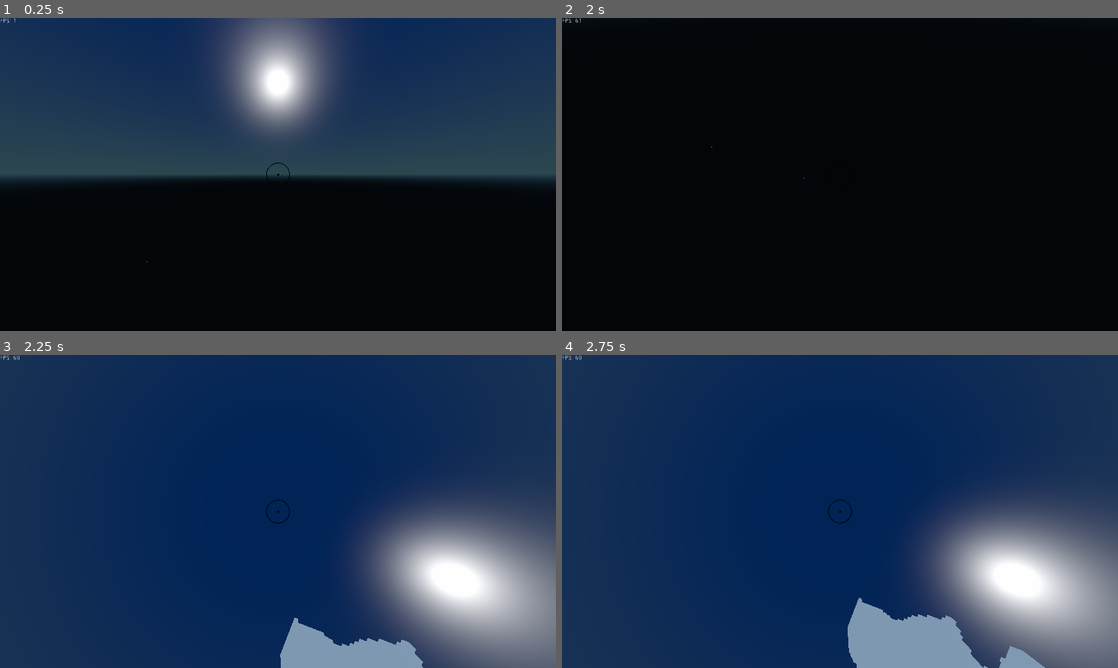
Above: before the commit, frames 1-4 (two rows, left to right).
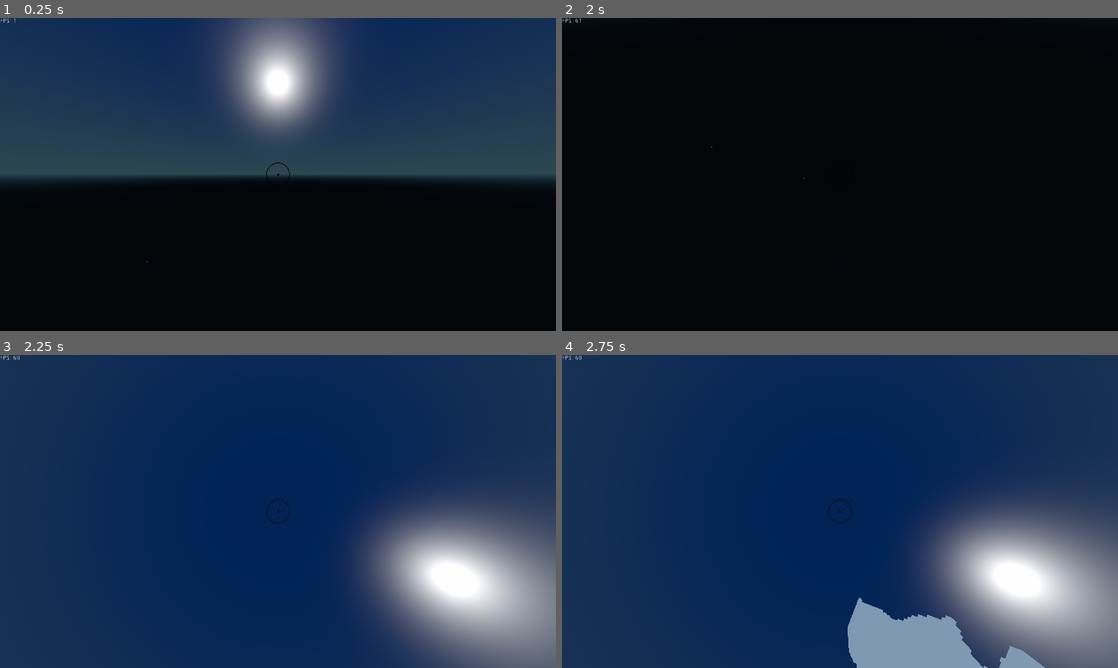
Above: after the commit, the same moments.

Repository: ThomBogers/blocks
Game: Godot game, scene res://scenes/Main/Main.tscn
Same seed, same stepped clock (60 frames per second), same inputs: the game is played once before the commit and once after it.
Inputs (mouse positions are in pixels of both pictures, inside the frame that each line leads up to):
- Up to frame 1 (0.25 s): no input
- Up to frame 2 (2 s): tap Enter at 0.5 s; move the mouse to (812, 237) at 0.52 s; press the mouse at (812, 237) at 0.53 s; hold W (game_forward) from 0.53 s (still down); tap Space (game_up) at 1.25 s; move the mouse to (1006, 221) at 1.27 s; release the mouse at (1006, 221) at 1.28 s; right-click (1006, 221) at 1.35 s
- Up to frame 3 (2.25 s): tap Enter at 2 s; move the mouse to (111, 464) at 2.02 s; release W (game_forward) at 2.03 s; hold A (game_left) from 2.03 s (still down); hold E (game_godmode) from 2.03 s (still down)
- Up to frame 4 (2.75 s): keep holding A (game_left); keep holding E (game_godmode)

Frames 1-2 are identical in both runs. In frame 3, 2.4% of the frame differs, in the area x 50-77%, y 84-100%; in frame 4, nothing differs.

Commit message:
Add textures to kublet sides

Diff:
--- /dev/null
+++ b/materials/Chunk.tres
@@ -0,0 +1,75 @@
+[gd_resource type="ShaderMaterial" load_steps=7 format=2]
+
+[ext_resource path="res://images/raw/test_sheet.png" type="Texture" id=1]
+
+[sub_resource type="VisualShaderNodeInput" id=1]
+output_port_for_preview = 0
+input_name = "uv"
+
+[sub_resource type="VisualShaderNodeTexture" id=2]
+texture = ExtResource( 1 )
+
+[sub_resource type="VisualShaderNodeVectorOp" id=4]
+operator = 3
+
+[sub_resource type="VisualShaderNodeVec3Constant" id=5]
+output_port_for_preview = 0
+constant = Vector3( 4, 4, 4 )
+
+[sub_resource type="VisualShader" id=3]
+code = "shader_type spatial;
+render_mode unshaded;
+
+uniform sampler2D tex_frg_4;
+
+
+void vertex() {
+// Output:0
+
+}
+
+void fragment() {
+// Input:3
+	vec3 n_out3p0;
+	n_out3p0 = vec3(UV,0.0);
+
+// Vector:7
+	vec3 n_out7p0;
+	n_out7p0 = vec3(4.000000,4.000000,4.000000);
+
+// VectorOp:6
+	vec3 n_out6p0;
+	n_out6p0 = n_out3p0 / n_out7p0;
+
+// Texture:4
+	vec3 n_out4p0;
+	float n_out4p1;
+	vec4 tex_frg_4_read = texture( tex_frg_4 , n_out6p0.xy );
+	n_out4p0 = tex_frg_4_read.rgb;
+	n_out4p1 = tex_frg_4_read.a;
+
+// Output:0
+	ALBEDO = n_out4p0;
+
+}
+
+void light() {
+// Output:0
+
+}
+"
+graph_offset = Vector2( -6.41669, 26 )
+flags/unshaded = true
+nodes/fragment/0/position = Vector2( 960, 160 )
+nodes/fragment/3/node = SubResource( 1 )
+nodes/fragment/3/position = Vector2( 40, 80 )
+nodes/fragment/4/node = SubResource( 2 )
+nodes/fragment/4/position = Vector2( 740, 200 )
+nodes/fragment/6/node = SubResource( 4 )
+nodes/fragment/6/position = Vector2( 320, 160 )
+nodes/fragment/7/node = SubResource( 5 )
+nodes/fragment/7/position = Vector2( 40, 240 )
+nodes/fragment/connections = PoolIntArray( 4, 0, 0, 0, 3, 0, 6, 0, 7, 0, 6, 1, 6, 0, 4, 0 )
+
+[resource]
+shader = SubResource( 3 )
--- a/scenes/World/Chunk.gd
+++ b/scenes/World/Chunk.gd
@@ -41,6 +41,14 @@
 	DIRT
 	BEDROCK
 }
+
+func _get_texture_slot(y: int, x: int):
+	return [
+		Vector2(y,x), # uv4
+		Vector2(y,x+1), # uv3
+		Vector2(y+1,x+1), # uv2
+		Vector2(y+1,x),  # uv1
+	]
 
 func logMessage(message: String):
 	print( "ID: ", chunkId, " ", message)
@@ -279,26 +287,19 @@
 			Vector3(xoffset+cubesize,yoffset, zoffset+cubesize), #v3
 			Vector3(xoffset+cubesize,yoffset, zoffset+0), #v4
 		]
-		uvarray = [
-			Vector2(0,0), # uv1
-			Vector2(0,1), # uv2
-			Vector2(1,1), # uv3
-			Vector2(1,0), # uv4
-		]
-	else:
-		uvarray = [
-			Vector2(1,0), # uv4
-			Vector2(1,1), # uv3
-			Vector2(0,1), # uv2
-			Vector2(0,0),  # uv1
-		]
+	else:
 		varray = [
 			Vector3(xoffset+cubesize,yoffset, zoffset+0), #v1
 			Vector3(xoffset+cubesize,yoffset, zoffset+cubesize), #v2
 			Vector3(xoffset+0,       yoffset, zoffset+cubesize), #v3
 			Vector3(xoffset+0,       yoffset, zoffset+0), #v4
 		]
-
+	if current_type == BLOCK_TYPE.BEDROCK:
+		uvarray = _get_texture_slot(0,2)
+	elif current_type == BLOCK_TYPE.DIRT:
+		uvarray = _get_texture_slot(1,2)
+	else:
+		uvarray = _get_texture_slot(0,0)
 
 	return [varray, uvarray, carray]
 
@@ -325,19 +326,19 @@
 			Vector3(xoffset+cubesize,yoff_bot,zoffset), # v4 =
 		]
 	else:
-			varray  = [
-				Vector3(xoffset+cubesize,yoff_bot,zoffset), #v1
-				Vector3(xoffset+cubesize,yoff_bot,zoffset+cubesize), #v2,
-				Vector3(xoffset+cubesize,yoff_top,zoffset+cubesize), #v3,
-				Vector3(xoffset+cubesize,yoff_top,zoffset), #v4,
-			]
-
-	uvarray = [
-		Vector2(0,0), # uv1
-		Vector2(0,1), # uv2
-		Vector2(1,1), # uv3
-		Vector2(1,0), # uv4
-	]
+		varray  = [
+			Vector3(xoffset+cubesize,yoff_bot,zoffset), #v1
+			Vector3(xoffset+cubesize,yoff_bot,zoffset+cubesize), #v2,
+			Vector3(xoffset+cubesize,yoff_top,zoffset+cubesize), #v3,
+			Vector3(xoffset+cubesize,yoff_top,zoffset), #v4,
+		]
+
+	if current_type == BLOCK_TYPE.BEDROCK:
+		uvarray = _get_texture_slot(0,2)
+	elif current_type == BLOCK_TYPE.DIRT:
+		uvarray = _get_texture_slot(1,0)
+	else:
+		uvarray = _get_texture_slot(0,0)
 
 	return [varray, uvarray, carray]
 
@@ -356,26 +357,29 @@
 
 	carray = _get_carray(current_type)
 
-	if !should_flip:
+	if should_flip:
+		varray = [
+			Vector3(xoffset,yoff_bot,zoffset+cubesize),
+			Vector3(xoffset+cubesize,yoff_bot,zoffset+cubesize),
+			Vector3(xoffset+cubesize,yoff_top,zoffset+cubesize),
+			Vector3(xoffset,yoff_top,zoffset+cubesize),
+		]
+	else:
 		varray = [
 			Vector3(xoffset,yoff_top,zoffset+cubesize),
 			Vector3(xoffset+cubesize,yoff_top,zoffset+cubesize),
 			Vector3(xoffset+cubesize,yoff_bot,zoffset+cubesize),
 			Vector3(xoffset,yoff_bot,zoffset+cubesize),
 		]
-	else:
-		varray = [
-			Vector3(xoffset,yoff_bot,zoffset+cubesize),
-			Vector3(xoffset+cubesize,yoff_bot,zoffset+cubesize),
-			Vector3(xoffset+cubesize,yoff_top,zoffset+cubesize),
-			Vector3(xoffset,yoff_top,zoffset+cubesize),
-		]
-	uvarray = [
-		Vector2(0,0), # uv1
-		Vector2(0,1), # uv2
-		Vector2(1,1), # uv3
-		Vector2(1,0), # uv4
-	]
+
+	if current_type == BLOCK_TYPE.BEDROCK:
+		uvarray = _get_texture_slot(0,2)
+	elif current_type == BLOCK_TYPE.DIRT:
+		uvarray = _get_texture_slot(1,0)
+	else:
+		uvarray = _get_texture_slot(0,0)
+
+
 	return [varray, uvarray, carray]
 
 func _get_carray(type):
--- a/scenes/World/Chunk.tscn
+++ b/scenes/World/Chunk.tscn
@@ -1,10 +1,10 @@
 [gd_scene load_steps=5 format=2]
 
 [ext_resource path="res://scenes/World/Chunk.gd" type="Script" id=1]
-[ext_resource path="res://materials/terrain.tres" type="Material" id=2]
+[ext_resource path="res://materials/Chunk.tres" type="Material" id=2]
 [ext_resource path="res://materials/world_spatialmaterial.tres" type="Material" id=3]
 
-[sub_resource type="CylinderMesh" id=1]
+[sub_resource type="CylinderMesh" id=5]
 
 [node name="Chunk" type="StaticBody"]
 collision_layer = 3
Binary file added: images/raw/test_sheet.png
Not shown, added: images/raw/test_sheet.png.import
Not shown: 1 places in scenes/World/Chunk.tscn that only renumber resources
Not shown, changed: README.md
Not shown, added: images/raw/test_sheet.xcf
